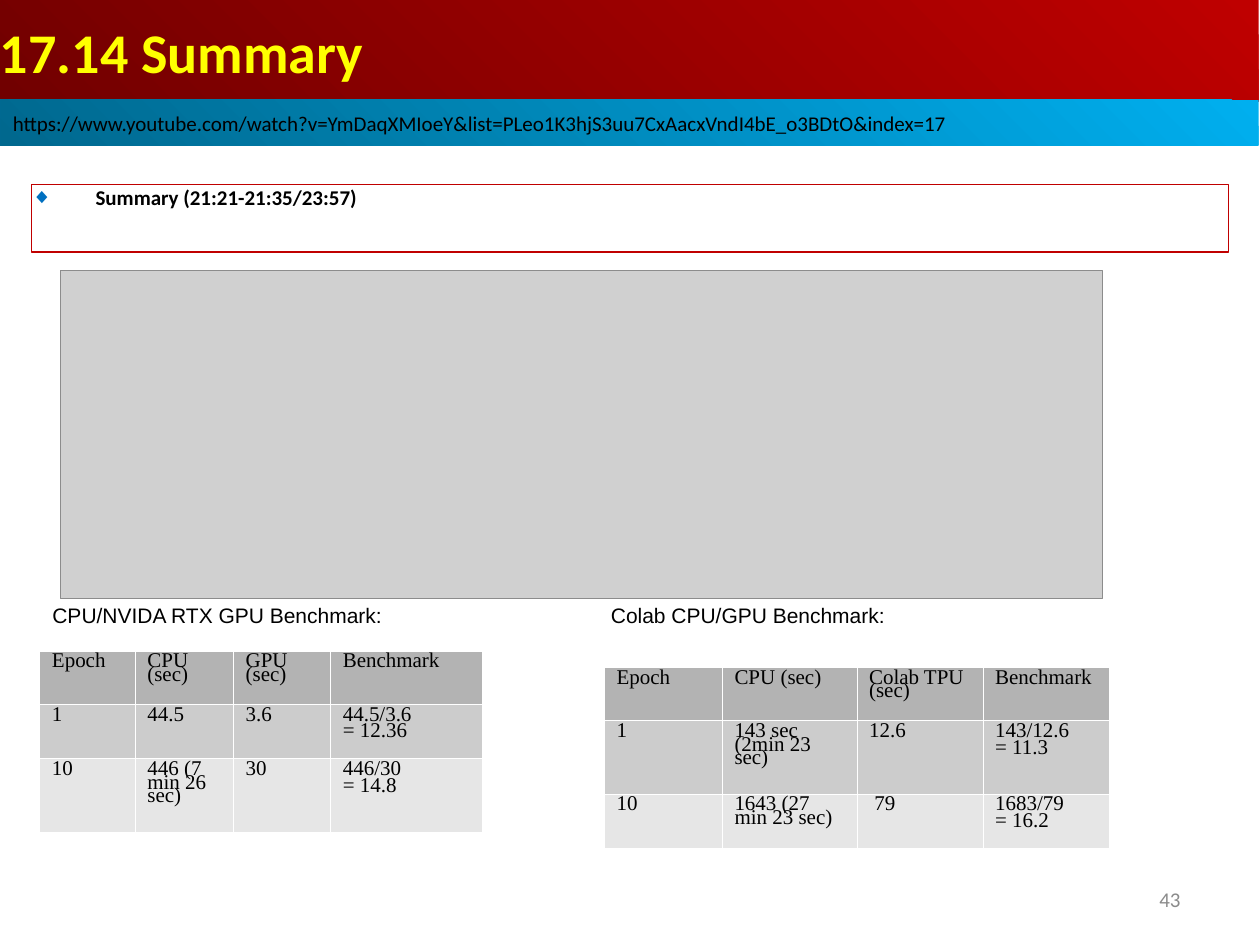
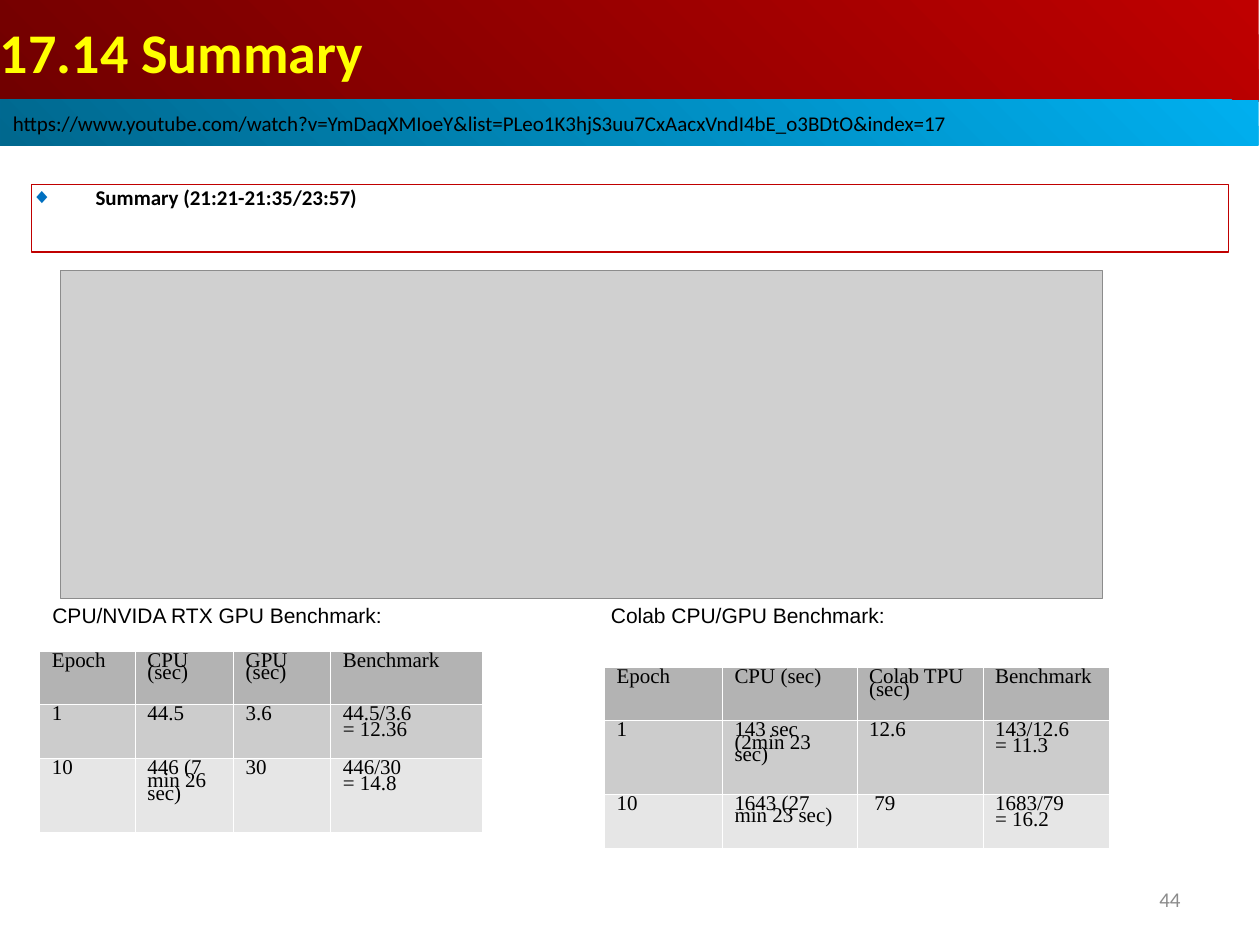
Before and after one commit to peterhchen/AIU_CS512_DL, a slide deck: slide 44 of 000_Lecture_Project/week07/01_Lecture/17.01_BM.ppt (slide 43 before the commit). Drawn at 1260x945 pixels with LibreOffice and Linux fonts; fonts in the diff are those of the drawing; grey boxes stand for pictures. Boxes give left, top, right and bottom in pixels: in the first picture for what was removed or moved away, otherwise in the second. Text is boxed around its words. In the diff, an @@ line names an element or a change of style, - is before the commit and + after.

```diff
--- a/000_Lecture_Project/week07/01_Lecture/17.01_BM.ppt
+++ b/000_Lecture_Project/week07/01_Lecture/17.01_BM.ppt
@@ table at (39, 650, 481, 832) @@
@@ line spacing 0.58 to 0.54 @@
@@ table at (605, 668, 1110, 849) @@
@@ line spacing 0.58 to 0.54 @@
@@ page number at (1159, 893, 1180, 907): text changed @@
-43
+44
```
Also in this commit, not shown: 1 other slide changed, 1 slide added.
